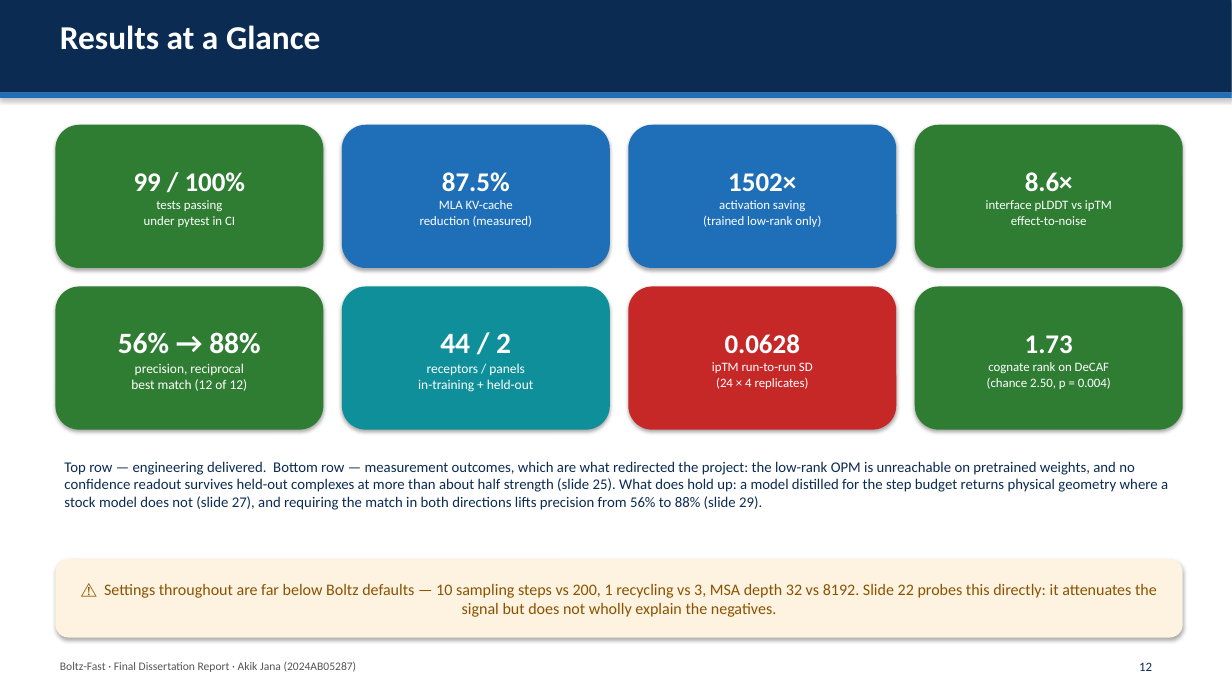
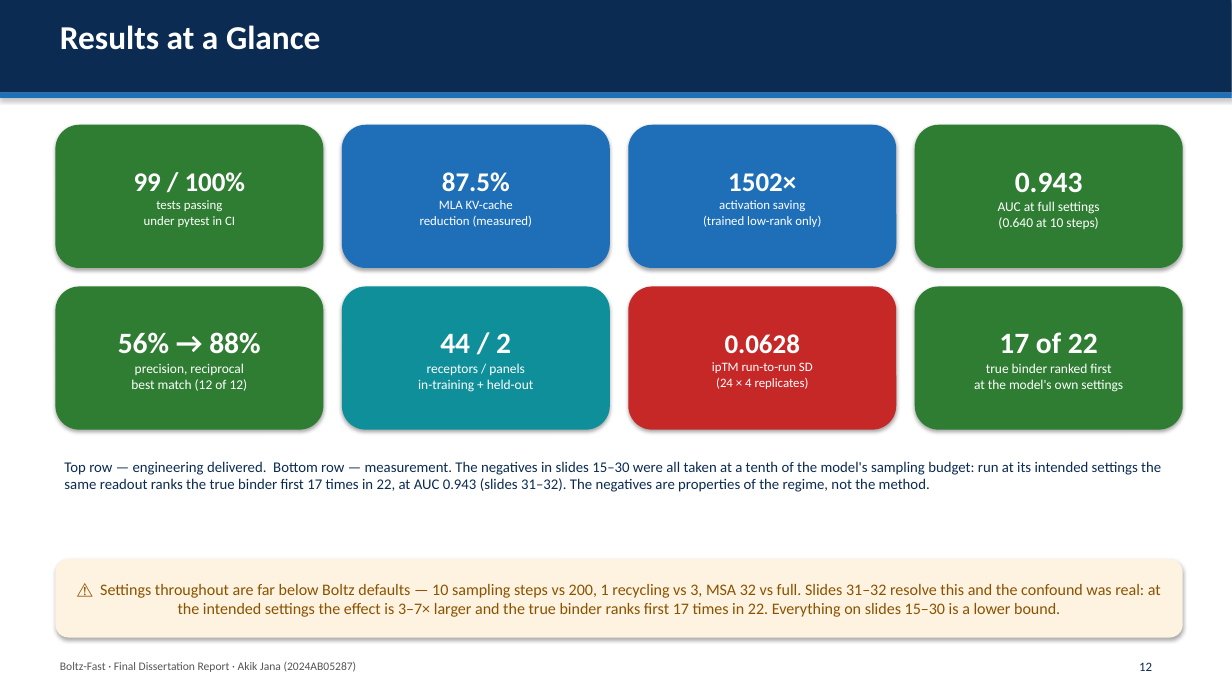
Before and after one commit to AkikJana/biomolecular-design-coreai, a slide deck: slide 12 of final_dissertation_presentation.pptx. Drawn at 1232x693 pixels with LibreOffice and Linux fonts; fonts in the diff are those of the drawing. Boxes give left, top, right and bottom in pixels: in the first picture for what was removed or moved away, otherwise in the second. Text is boxed around its words. In the diff, an @@ line names an element or a change of style, - is before the commit and + after.

```diff
--- a/final_dissertation_presentation.pptx
+++ b/final_dissertation_presentation.pptx
@@ text in rounded rectangle at [998, 172, 1100, 229]: text changed; size 10 to 10.5 pt @@
-8.6×
-interface pLDDT vs ipTM
-effect-to-noise
+0.943
+AUC at full settings
+(0.640 at 10 steps)
@@ text in rounded rectangle at [974, 332, 1123, 392]: text changed; size 10 to 10.5 pt @@
-1.73
-cognate rank on DeCAF
-(chance 2.50, p = 0.004)
+17 of 22
+true binder ranked first
+at the model's own settings
@@ text at [64, 461, 1161, 492]: text changed @@
-Top row — engineering delivered. Bottom row — measurement outcomes, which are what redirected the project: the low-rank OPM is unreachable on pretrained weights, and no confidence readout survives held-out complexes at more than about half strength (slide 25). What does hold up: a model distilled for the step budget returns physical geometry where a stock model does not (slide 27), and requiring the match in both directions lifts precision from 56% to 88% (slide 29).
+Top row — engineering delivered. Bottom row — measurement. The negatives in slides 15–30 were all taken at a tenth of the model's sampling budget: run at its intended settings the same readout ranks the true binder first 17 times in 22, at AUC 0.943 (slides 31–32). The negatives are properties of the regime, not the method.
@@ text in rounded rectangle at [100, 584, 1161, 617]: text changed @@
-⚠ Settings throughout are far below Boltz defaults — 10 sampling steps vs 200, 1 recycling vs 3, MSA depth 32 vs 8192. Slide 22 probes this directly: it attenuates the signal but does not wholly explain the negatives.
+⚠ Settings throughout are far below Boltz defaults — 10 sampling steps vs 200, 1 recycling vs 3, MSA 32 vs full. Slides 31–32 resolve this and the confound was real: at the intended settings the effect is 3–7× larger and the true binder ranks first 17 times in 22. Everything on slides 15–30 is a lower bound.
```
Also in this commit, not shown: 2 other slides changed, 2 slides added.
